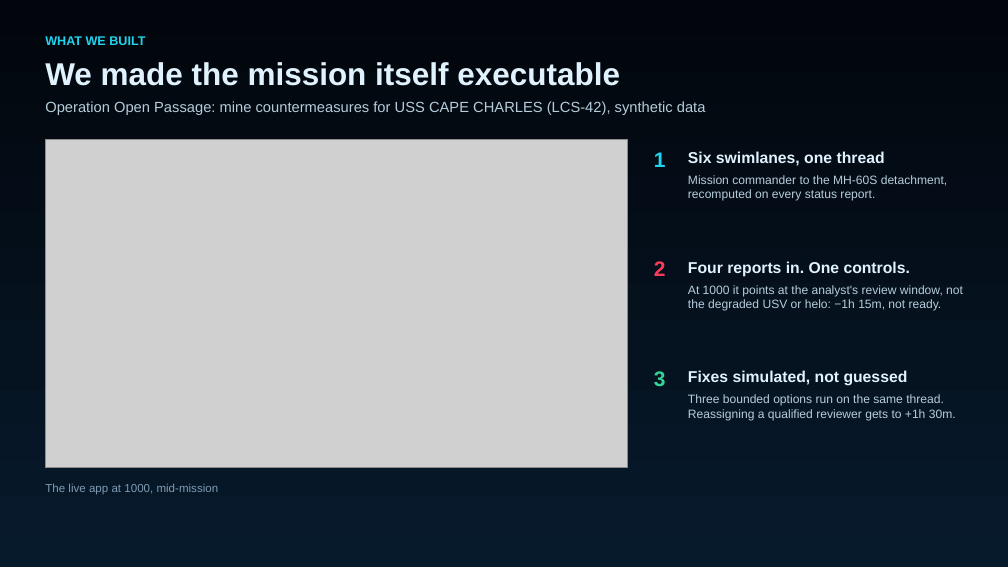
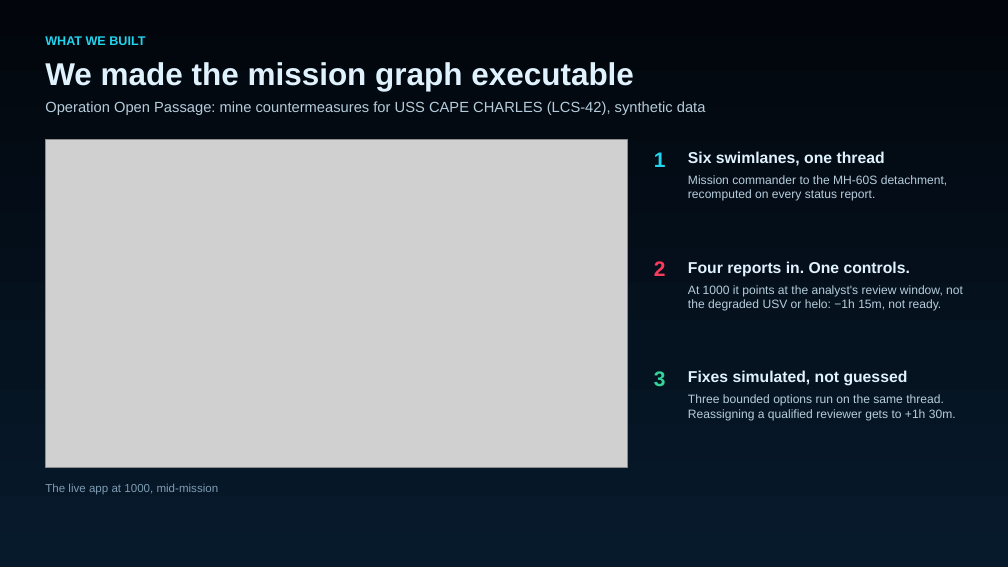
Before and after one commit to bschumacher-uncomn/HAWSIR, a slide deck: slide 7 of docs/slides/HAWSIR_this_week.pptx. Drawn at 1008x567 pixels with LibreOffice and Linux fonts; fonts in the diff are those of the drawing; grey boxes stand for pictures. Boxes give left, top, right and bottom in pixels: in the first picture for what was removed or moved away, otherwise in the second. Text is boxed around its words. In the diff, an @@ line names an element or a change of style, - is before the commit and + after.

Commit message:
Deck: team Mission Vector, execution engine slide, 30/60/90 plan
Title and team slides name the team. The team slide calls the cluster
hardened and STIG-style and drops the engine test counts. The mission thread
slide says the mission graph is executable. The app now runs on Connor's
engine, so the 'wire it in next' items are gone. 32 slides.

```diff
--- a/docs/slides/HAWSIR_this_week.pptx
+++ b/docs/slides/HAWSIR_this_week.pptx
@@ text at <box>45,62,634,91</box>: text changed @@
-We made the mission itself executable
+We made the mission graph executable
```
Also in this commit, not shown: 5 other slides changed, 2 slides added, 3 other files.
